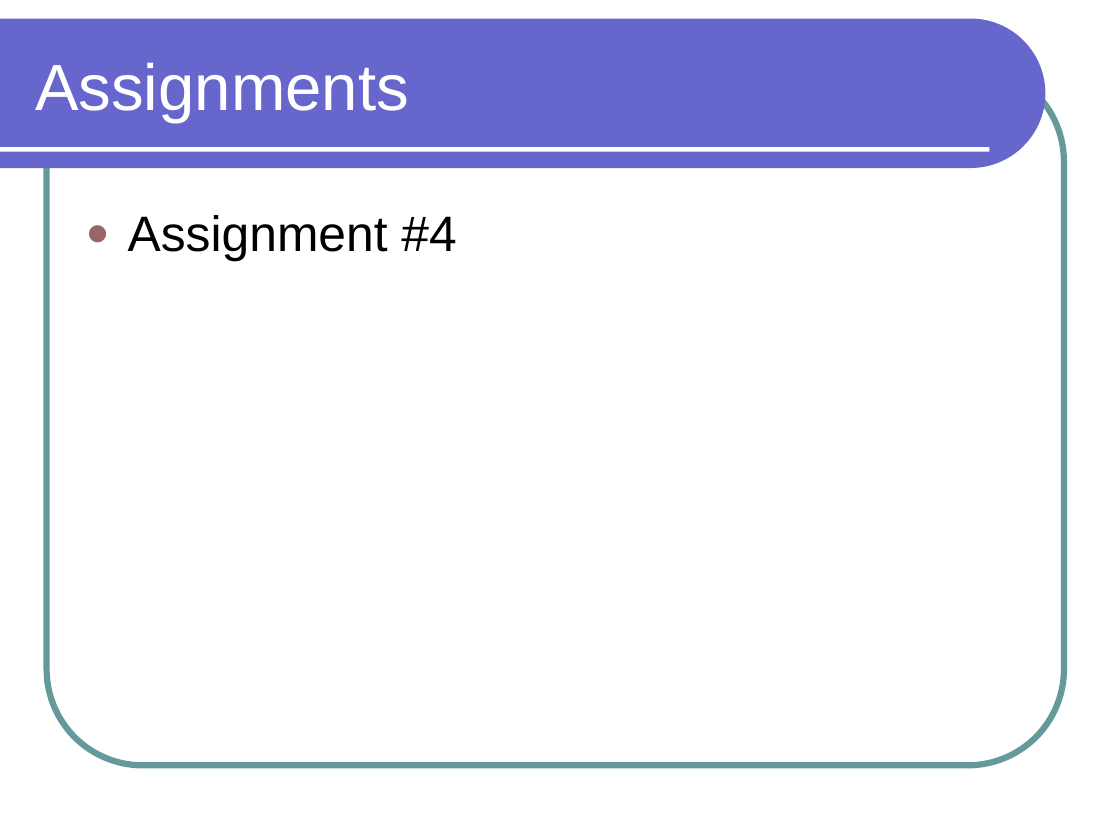
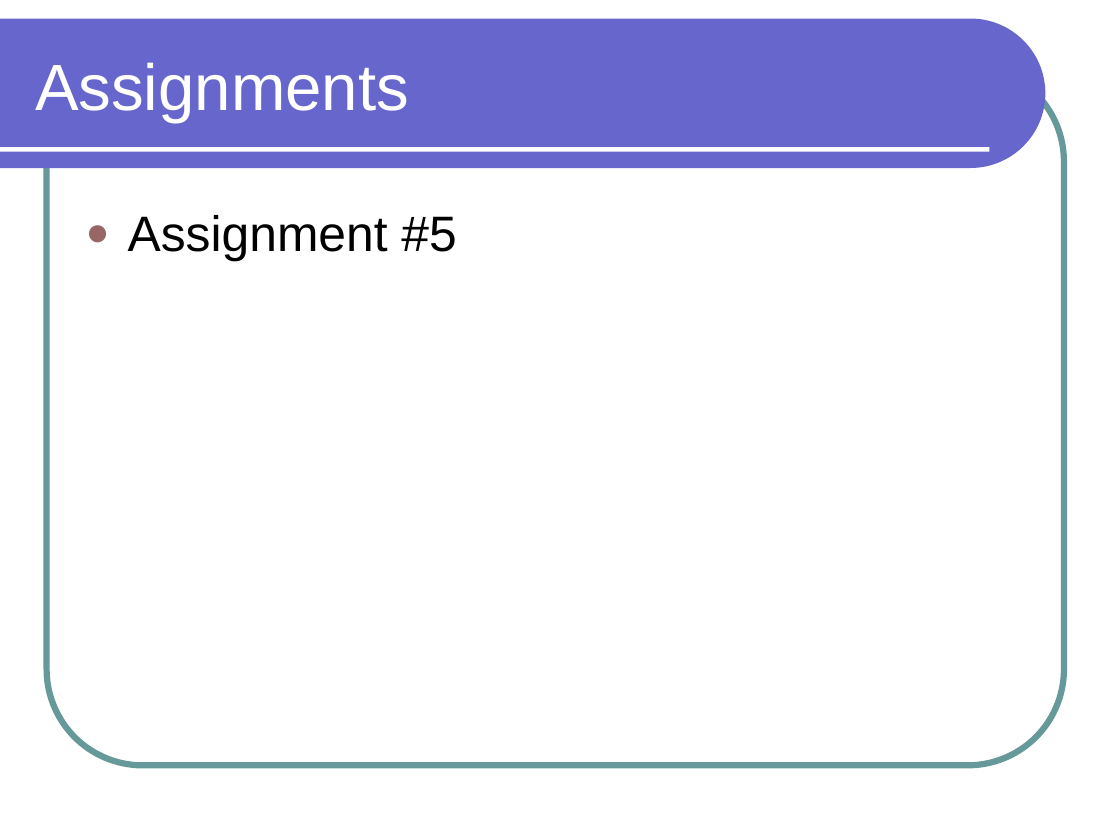
Before and after one commit to lutzhamel/CSC301, a slide deck: slide 6 of notes/csc301-ln010.ppt. Drawn at 1120x840 pixels with LibreOffice and Linux fonts; fonts in the diff are those of the drawing. Boxes give left, top, right and bottom in pixels: in the first picture for what was removed or moved away, otherwise in the second. Text is boxed around its words. In the diff, an @@ line names an element or a change of style, - is before the commit and + after.

```diff
--- a/notes/csc301-ln010.ppt
+++ b/notes/csc301-ln010.ppt
@@ text at (128, 215, 456, 261): text changed @@
-● Assignment #4
+● Assignment #5
```
Also in this commit, not shown: 8 other files.
